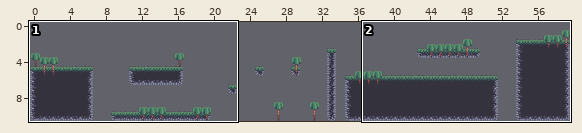
Level history. Tiled map: levels/level_data/level_0.tmx. Above: a wide view before the commit, with the close-up outlined.
Close-up. Before:
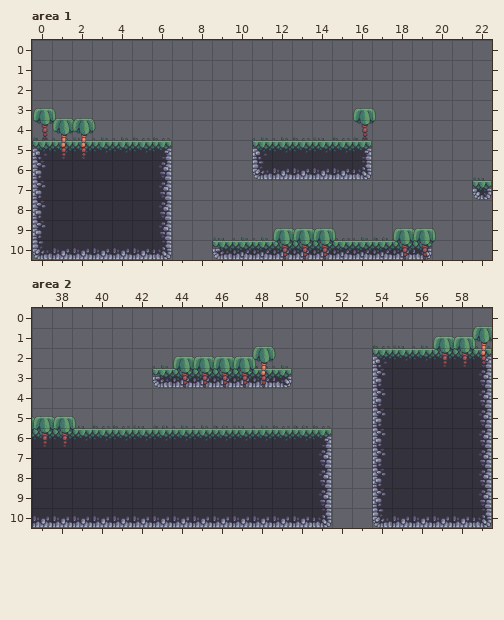
Cells are 64x64 px. Shown: area 1 x 0..22, y 0..10; area 2 x 37..59, y 0..10. The commit also changed other parts of the map, which this record leaves out.
Now the later version:
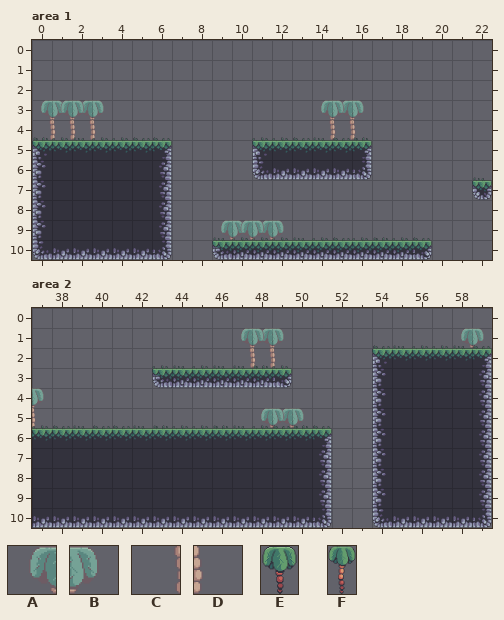
Key: from "bg_palm_1": A 0, B 1, C 2, D 3; from "palms": E 0 "small_1", F 1 "large_1".
_ is an empty cell.
Tiles of an added or newly shown layer are drawn over the layers below it.
The author wrote: added palms tile
From old to new:
Layer "palms" (added), area 1:
y 3: x 0..3 ____ -> ABAB; x 15..16 __ -> AB
y 4: x 0..3 ____ -> CDCD; x 15..16 __ -> CD
y 9: x 9..12 ____ -> ABAB
Layer "palms_1" (added), area 1:
y 3: x 1..2 __ -> AB; x 14..15 __ -> AB
y 4: x 1..2 __ -> CD; x 14..15 __ -> CD
y 9: x 10..11 __ -> AB
Layer "fg_palms" (removed), area 1:
y 4: x 0 E -> _; x 16 E -> _
y 5: x 1..2 FF -> __
y 10: x 12..14 EEE -> ___; x 18..19 EE -> __
Layer "palms" (added), area 2:
y 1: x 48..49 __ -> AB
y 2: x 48..49 __ -> CD
y 5: x 49..50 __ -> AB
Layer "palms_1" (added), area 2:
y 1: x 47..48 __ -> AB; x 58..59 __ -> AB
y 2: x 47..48 __ -> CD
y 4: x 37 _ -> B
y 5: x 37 _ -> D; x 48..49 __ -> AB
Layer "fg_palms" (removed), area 2:
y 2: x 57..59 EEF -> ___
y 3: x 44..48 EEEEF -> _____
y 6: x 37..38 EE -> __
Boxes around the changes in both close-ups, in picture pixels (x1, y1, x2, y2):
changed: (33, 100, 104, 159)
changed: (321, 100, 376, 140)
changed: (221, 220, 336, 260)
removed: (393, 228, 436, 260)
changed: (433, 326, 492, 367)
changed: (173, 328, 284, 388)
changed: (32, 388, 76, 447)
added: (261, 408, 304, 428)
